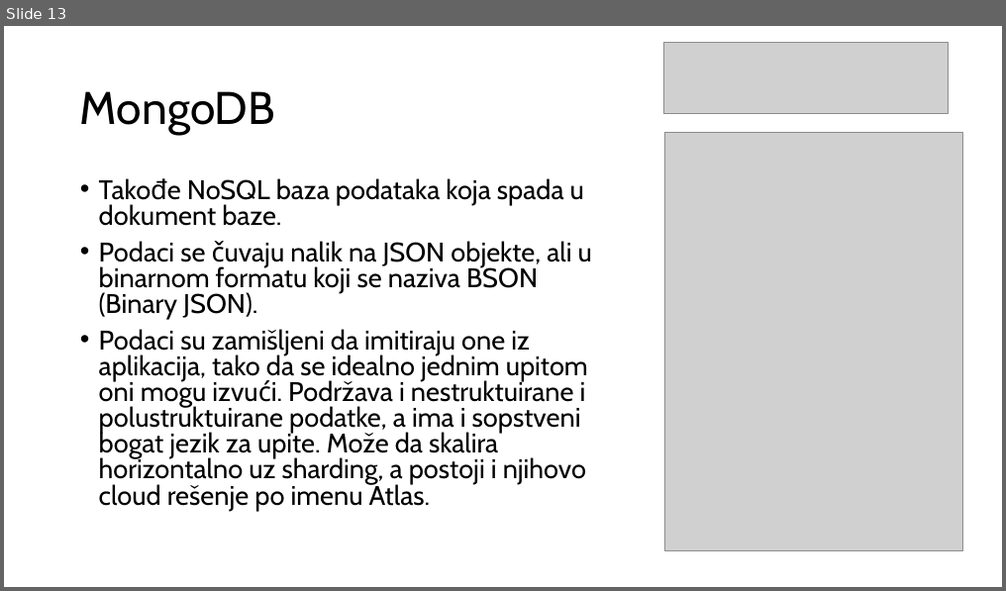
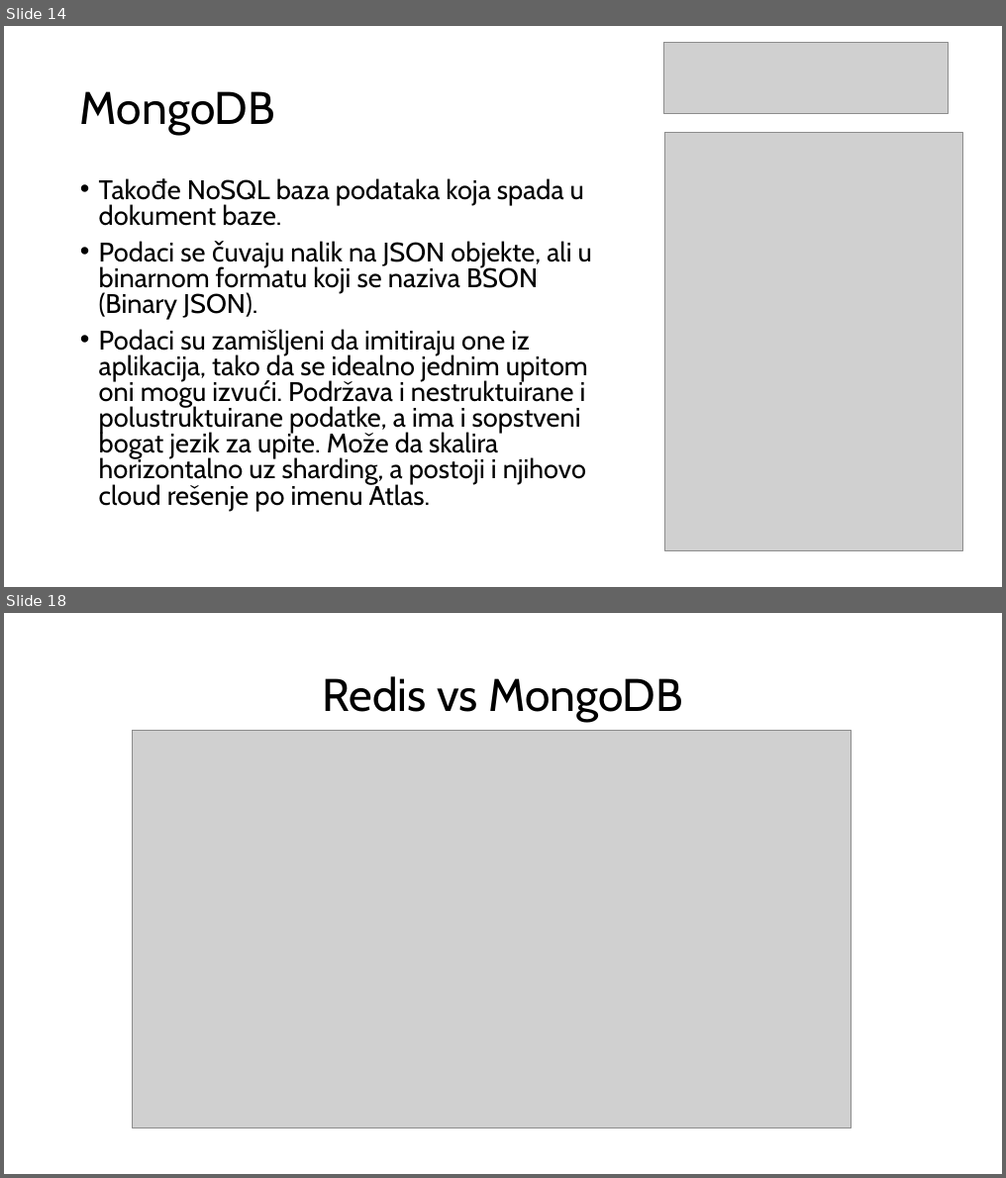
Before and after one commit to radisa-markovic/redis-mongodb-imdb-vs-ondisk, a slide deck: Redis i Mongo.pptx. Shown one above the other, each under a label of ours: slide 13 before the commit, slides 14 and 18 after it; the slides between them are not shown. The pictures are 1006x591 and 1006x1178 pixels, drawn with LibreOffice and Linux fonts; fonts in the diff are those of the drawing; grey boxes stand for pictures. Boxes give left, top, right and bottom in pixels: in the first picture for what was removed or moved away, otherwise in the second. Text is boxed around its words. In the diff, an @@ line names an element or a change of style, - is before the commit and + after.

```diff
--- a/Redis i Mongo.pptx
+++ b/Redis i Mongo.pptx
@@ slide 18 added at (x1=4, y1=613, x2=1002, y2=1174), background #FFFFFF @@
@@ title added at (x1=323, y1=676, x2=683, y2=722), 44 pt, text #000000 @@
+Redis vs MongoDB
@@ picture added at (x1=132, y1=731, x2=851, y2=1129) @@
@@ what was slide 13 is now slide 14 @@
```
Also in this commit, not shown: 2 slides changed, 2 other slides added, 1 slide removed.
